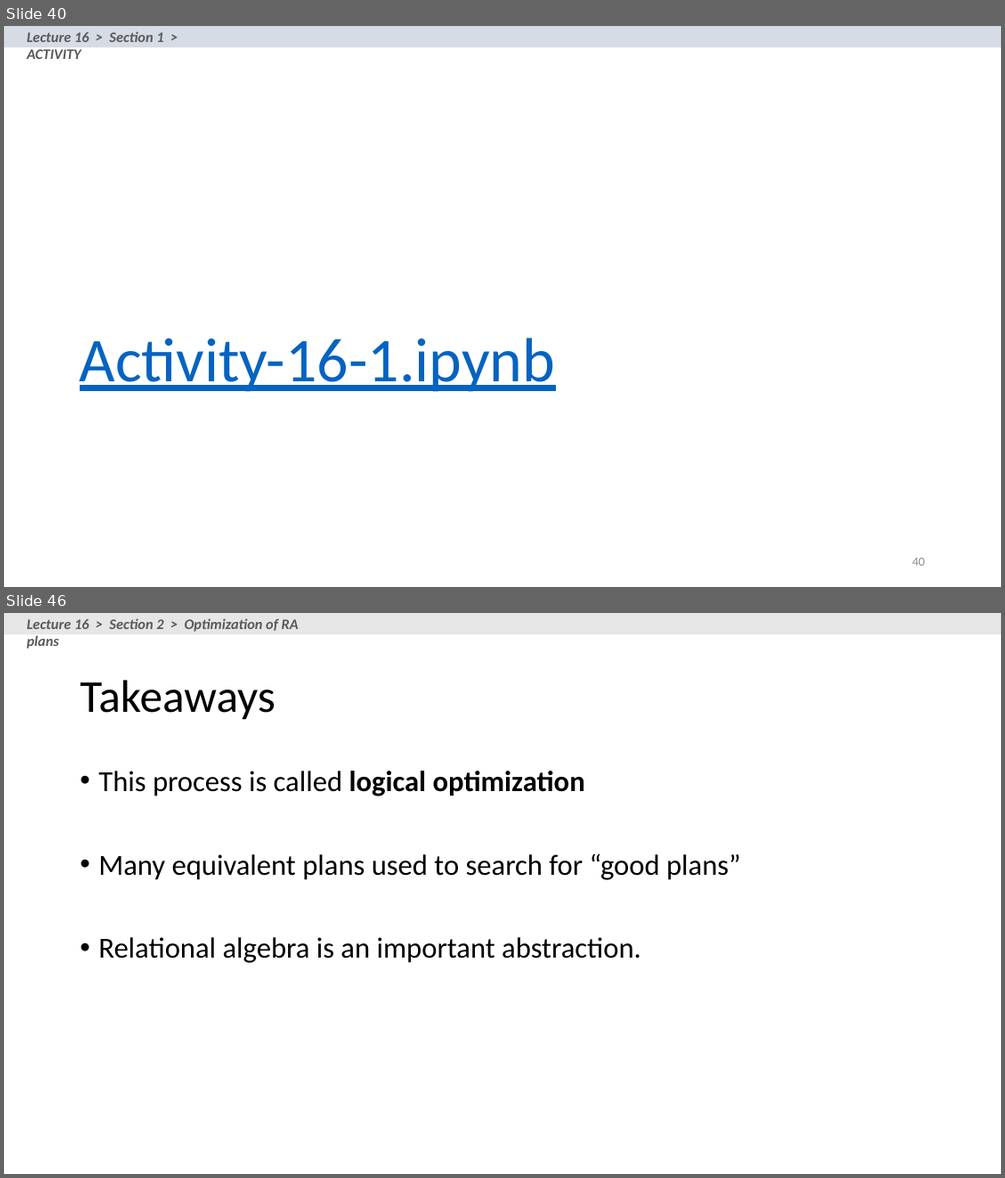
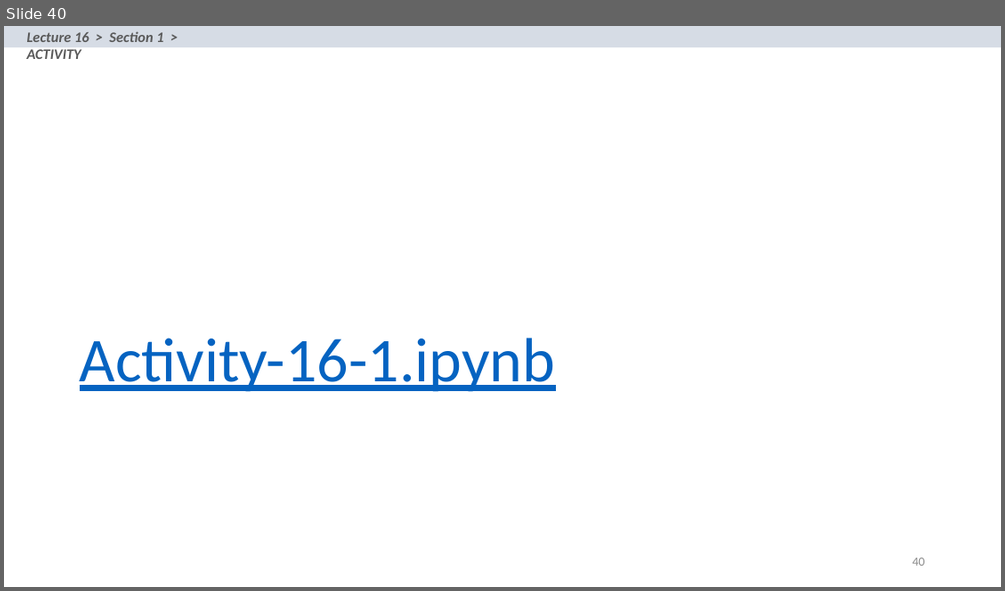
Before and after one commit to XIEQ/cs145-notebooks, a slide deck: lecture-16/Lecture_16_Relational_Algebra.pptx. Shown one above the other, each under a label of ours: slides 40 and 46 before the commit, slide 40 after it; the slides between them are not shown. The pictures are 1005x1178 and 1005x591 pixels, drawn with LibreOffice and Linux fonts; fonts in the diff are those of the drawing. Boxes give left, top, right and bottom in pixels: in the first picture for what was removed or moved away, otherwise in the second. Text is boxed around its words. In the diff, an @@ line names an element or a change of style, - is before the commit and + after.

```diff
--- a/lecture-16/Lecture_16_Relational_Algebra.pptx
+++ b/lecture-16/Lecture_16_Relational_Algebra.pptx
@@ slide 46 removed at <box>4,613,1001,1174</box>, background #FFFFFF @@
@@ rectangle removed at <box>4,613,1001,634</box> @@
@@ text removed at <box>27,618,299,649</box> @@
-Lecture 16 > Section 2 > Optimization of RA plans
@@ title removed at <box>80,680,275,720</box> @@
-Takeaways
@@ text removed at <box>98,771,741,963</box> @@
-• This process is called logical optimization
-• Many equivalent plans used to search for “good plans”
-• Relational algebra is an important abstraction.
```
Also in this commit, not shown: 18 slides changed, 14 other slides removed, 7 other files.
